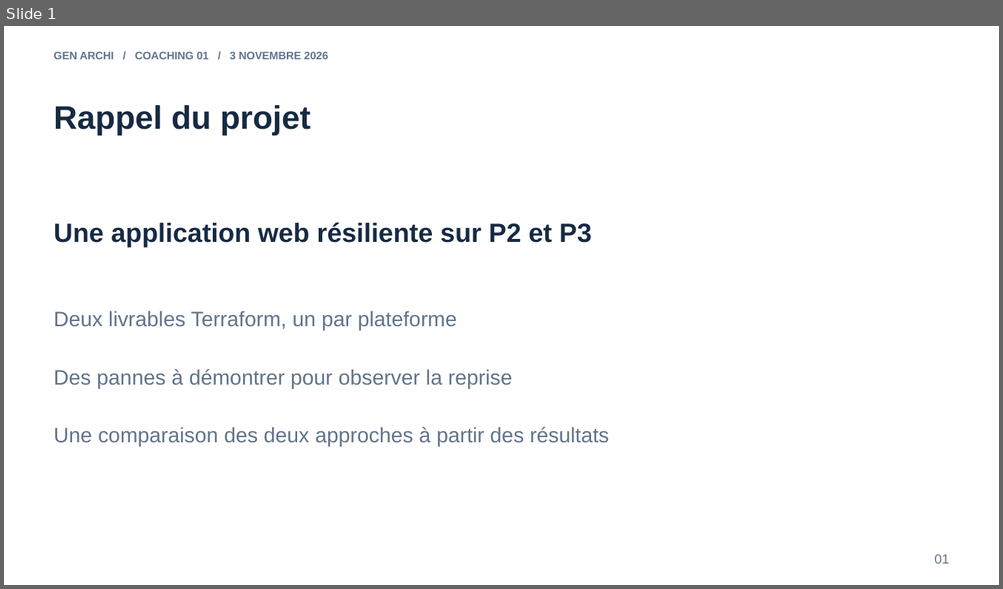
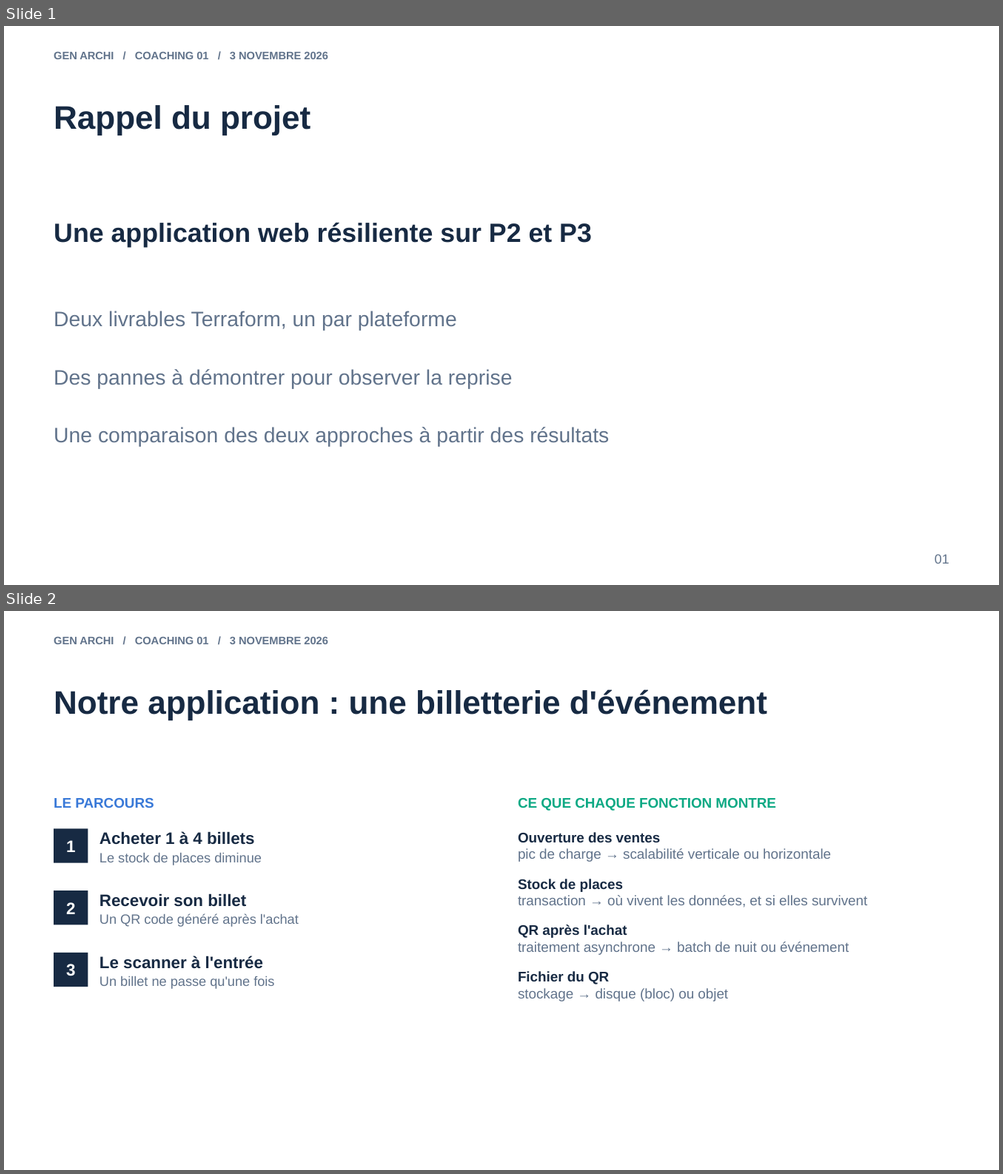
Before and after one commit to 3-Istor/GenArchi, a slide deck: docs/coaching/2026-11-03-coaching-1.pptx. Shown one above the other, each under a label of ours: slide 1 before the commit, slides 1 and 2 after it. The pictures are 1003x589 and 1003x1174 pixels, drawn with LibreOffice and Linux fonts; fonts in the diff are those of the drawing. Boxes give left, top, right and bottom in pixels: in the first picture for what was removed or moved away, otherwise in the second. Text is boxed around its words. In the diff, an @@ line names an element or a change of style, - is before the commit and + after.

Commit message:
feat : doc post premier coaching

```diff
--- a/docs/coaching/2026-11-03-coaching-1.pptx
+++ b/docs/coaching/2026-11-03-coaching-1.pptx
@@ slide 2 added at (x1=4, y1=611, x2=999, y2=1170), background #FFFFFF @@
@@ text added at (x1=54, y1=637, x2=327, y2=644), 10.5 pt, text #61738B, bold @@
+GEN ARCHI / COACHING 01 / 3 NOVEMBRE 2026
@@ text added at (x1=54, y1=689, x2=767, y2=721), 31.5 pt, text #172A43, bold @@
+Notre application : une billetterie d'événement
@@ text added at (x1=54, y1=798, x2=153, y2=808), 13.5 pt, text #3979D8, bold @@
+LE PARCOURS
@@ text added at (x1=518, y1=798, x2=776, y2=811), 13.5 pt, text #0DA984, bold @@
+CE QUE CHAQUE FONCTION MONTRE
@@ rectangle added at (x1=54, y1=829, x2=88, y2=863), fill #172A43, 16 pt, text #FFFFFF, bold @@
+1
@@ text added at (x1=99, y1=832, x2=255, y2=845), 16 pt, text #172A43, bold @@
+Acheter 1 à 4 billets
@@ text added at (x1=518, y1=832, x2=831, y2=862), 13.5 pt, text #61738B @@
+Ouverture des ventes
+pic de charge → scalabilité verticale ou horizontale
@@ text added at (x1=99, y1=853, x2=262, y2=866), 13 pt, text #61738B @@
+Le stock de places diminue
@@ rectangle added at (x1=54, y1=891, x2=88, y2=925), fill #172A43, 16 pt, text #FFFFFF, bold @@
+2
@@ text added at (x1=99, y1=894, x2=246, y2=907), 16 pt, text #172A43, bold @@
+Recevoir son billet
@@ text added at (x1=518, y1=879, x2=867, y2=908), 13.5 pt, text #61738B @@
+Stock de places
+transaction → où vivent les données, et si elles survivent
@@ text added at (x1=99, y1=914, x2=299, y2=927), 13 pt, text #61738B @@
+Un QR code généré après l'achat
@@ text added at (x1=518, y1=925, x2=848, y2=955), 13.5 pt, text #61738B @@
+QR après l'achat
+traitement asynchrone → batch de nuit ou événement
@@ rectangle added at (x1=54, y1=953, x2=88, y2=987), fill #172A43, 16 pt, text #FFFFFF, bold @@
+3
@@ text added at (x1=99, y1=956, x2=264, y2=969), 16 pt, text #172A43, bold @@
+Le scanner à l'entrée
@@ text added at (x1=99, y1=977, x2=274, y2=989), 13 pt, text #61738B @@
+Un billet ne passe qu'une fois
@@ text added at (x1=518, y1=971, x2=728, y2=1002), 13.5 pt, text #61738B @@
+Fichier du QR
+stockage → disque (bloc) ou objet
```
Also in this commit, not shown: 4 other slides added, 4 slides removed, 11 other files.
